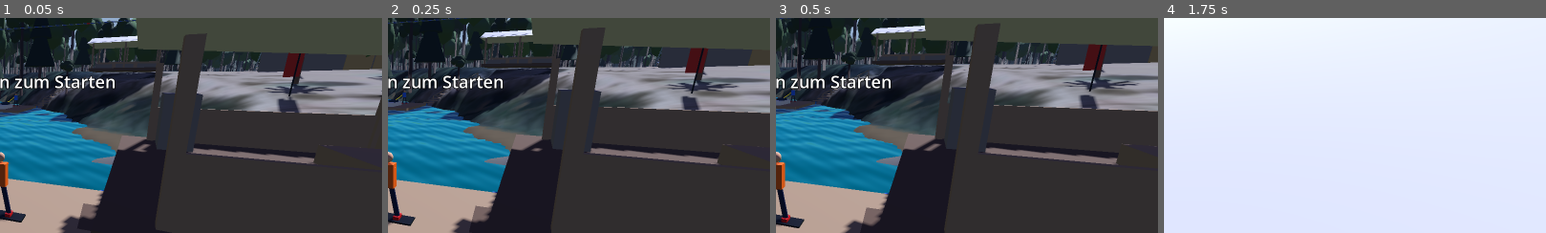
Above: before the commit, frames 1-4 (left to right).
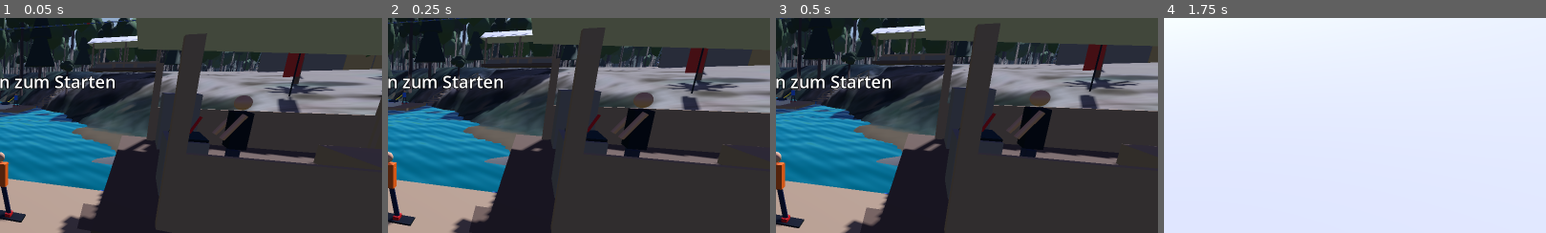
Above: after the commit, the same moments.

Repository: kimpixel/wakeportGame
Game: Godot game, scene res://main.tscn
Two runs of this game, one before a commit and one after it. Both use one fixed random seed, a clock stepped at 60 frames per second and the inputs below.
Inputs (mouse positions are % of the whole screen's width and height, from its top left):
- Up to frame 1 (0.05 s): no input
- Up to frame 2 (0.25 s): no input
- Up to frame 3 (0.5 s): no input
- Up to frame 4 (1.75 s): tap Enter (start) at 0.5 s; move the mouse to (72, 45) at 0.52 s; hold D (steer_right) 0.53-1.28 s; hold P (autopilot) 0.53-1.28 s; click (72, 45) at 0.67 s; tap Space (jump) at 0.77, 1.52 s; move the mouse to (45, 50) at 1.27 s; hold Page Up (speed_up) from 1.28 s (still down); tap C (camera) at 1.35 s
The pictures show only the part of the screen within x 50-100%, y 18-68%; the shares and areas given below are measured in that part.

The runs differ from the first frame. In frame 1, 1.6% of the frame differs, in the area x 49-67%, y 36-65%; in frame 2, 1.8%; in frame 3, 1.9%, in the area x 53-73%, y 33-65%; in frame 4, nothing differs.

Commit message:
Transition-Rail endet an den Auffahrten, Jubel kommt aus dem T2-Startblock
- schwarzes Rail nur auf dem flachen Oberteil (zwischen den schrägen Auffahrten)
- Steuermann am Pult und 0-3 Gäste in der T2-Hütte
- Yeah/Wooo rufen die Leute im Startblock (räumlich, eigene Stimmlagen),
  Gäste stimmen manchmal mit ein; kein Jubel mehr für den NPC auf T1

Co-Authored-By: Claude Opus 5.5 <noreply@anthropic.com>

Diff:
--- a/scripts/beach.gd
+++ b/scripts/beach.gd
@@ -12,6 +12,10 @@
 var _black: StandardMaterial3D
 var _blue: StandardMaterial3D
 var _north_yaw := 0.0
+
+## Leute im T2-Startblock (Steuermann/"Hebler" + Gäste). Von dort kommt der Jubel.
+## Jeder Eintrag: {"pos": Vector3 (Kopfhöhe, Welt), "pitch": Stimmlage}
+var people: Array[Dictionary] = []
 
 
 func _ready() -> void:
@@ -117,6 +121,21 @@
 	roof.position.y = 0.05
 	_b(hut, Vector3(1.6, 0.45, 3.0), Vector3(-1.8, 0.23, 0.5), _wood)                # Bank
 	_b(hut, Vector3(0.9, 1.6, 1.2), Vector3(2.0, 0.8, 2.5), _wood_grey)              # Spind
+	# Steuerpult mit Hebel, davor der Steuermann (schaut aufs Wasser)
+	_b(hut, Vector3(0.6, 1.0, 1.1), Vector3(2.3, 0.5, -1.5), _wood_grey)
+	_b(hut, Vector3(0.5, 0.04, 0.9), Vector3(2.25, 1.02, -1.5), _black)
+	Util.beam(hut, Vector3(2.2, 1.02, -1.3), Vector3(2.05, 1.35, -1.3), 0.025, Util.mat(Color(0.85, 0.1, 0.1)))
+	_person(hut, Vector3(1.55, 0.0, -1.5), Color(0.1, 0.1, 0.12), false)
+	people.append({"pos": hut.global_transform * Vector3(1.55, 1.6, -1.5), "pitch": 0.92})
+	# Gäste auf der Bank – je nach Session 0 bis 3
+	var rng := RandomNumberGenerator.new()
+	rng.randomize()
+	var shirts := [Color(0.9, 0.3, 0.2), Color(0.2, 0.5, 0.85), Color(0.95, 0.85, 0.2), Color(0.3, 0.7, 0.4)]
+	var guests := rng.randi_range(0, 3)
+	for gi in guests:
+		var gz := -0.6 + gi * 0.75
+		_person(hut, Vector3(-1.75, 0.45, gz), shirts[gi], true)
+		people.append({"pos": hut.global_transform * Vector3(-1.6, 1.15, gz), "pitch": rng.randf_range(1.0, 1.35)})
 	_b(hut, Vector3(0.6, 1.0, 0.1), Vector3(-2.55, 1.6, -1.5), Util.mat(Color(0.8, 0.15, 0.12)))  # Rettungsring-Tafel
 
 	# Schwimmende Startstege (entspricht Lake.DOCK_*, darauf startet der Fahrer)
@@ -136,6 +155,23 @@
 		var bp := c + Vector3(-2.0 + i * 0.5, 0.22, 1.8)
 		var bd := _b(dock, Vector3(0.42, 0.04, 1.35), bp, _black)
 		bd.rotation.y = 0.2 * i
+
+
+## Einfache Figur, schaut in lokale +X-Richtung (aufs Wasser). sitting: sitzt auf Höhe base.y.
+func _person(parent: Node3D, base: Vector3, shirt: Color, sitting: bool) -> void:
+	var skin := Util.mat(Color(0.88, 0.68, 0.52))
+	var pants := Util.mat(Color(0.2, 0.22, 0.3))
+	var hip := base + Vector3(0, 0.0 if sitting else 0.85, 0)
+	for side: float in [-0.12, 0.12]:
+		if sitting:
+			Util.beam(parent, hip + Vector3(0.05, 0.05, side), hip + Vector3(0.45, 0.05, side), 0.07, pants)
+			Util.beam(parent, hip + Vector3(0.45, 0.05, side), Vector3(base.x + 0.5, base.y - 0.45, base.z + side), 0.06, pants)
+		else:
+			Util.beam(parent, Vector3(base.x, base.y, base.z + side), hip + Vector3(0, 0, side), 0.07, pants)
+	_b(parent, Vector3(0.24, 0.6, 0.4), hip + Vector3(0, 0.33, 0), Util.mat(shirt))
+	Util.sphere(parent, 0.12, hip + Vector3(0, 0.78, 0), skin)
+	for side: float in [-0.24, 0.24]:
+		Util.beam(parent, hip + Vector3(0, 0.6, side), hip + Vector3(0.25 if not sitting else 0.2, 0.2, side * 1.1), 0.045, skin)
 
 
 # ---------------------------------------------------------------- T1-Start
--- a/scripts/features/feature_part.gd
+++ b/scripts/features/feature_part.gd
@@ -207,7 +207,8 @@
 			var black := Util.mat(Color(0.06, 0.06, 0.07), 0.35)
 			var hl := length * 0.5
 			var rx := width * 0.5 - 0.1
-			Util.beam(self, Vector3(rx, height + 0.02, hl - ramp_in * 0.15), Vector3(rx, height + 0.02, -hl + ramp_out * 0.15), 0.07, black)
+			# Rail nur auf dem flachen Oberteil: beginnt und endet dort, wo die schrägen Auffahrten oben ankommen
+			Util.beam(self, Vector3(rx, height + 0.02, hl - ramp_in), Vector3(rx, height + 0.02, -hl + ramp_out), 0.07, black)
 		_:
 			_build_heightfield(white, 24, 2)
 
--- a/scripts/main.gd
+++ b/scripts/main.gd
@@ -41,7 +41,8 @@
 	_build_environment()
 	Geo.ensure_loaded()
 	add_child(Terrain.new())
-	add_child(Beach.new())
+	var beach := Beach.new()
+	add_child(beach)
 
 	water = Water.new()
 	add_child(water)
@@ -109,7 +110,7 @@
 	add_child(hud)
 	var sfx := Sfx.new()
 	sfx.rider = rider
-	sfx.npc = npc
+	sfx.people = beach.people
 	add_child(sfx)
 	if _view_arg.size() == 6:
 		# Testansicht: feste Kamera (x,y,z -> Blickpunkt x,y,z)
--- a/scripts/sfx.gd
+++ b/scripts/sfx.gd
@@ -1,16 +1,17 @@
 class_name Sfx
 extends Node
 ## Einfache Soundeffekte, komplett beim Start synthetisiert (keine Audiodateien nötig):
-##  * "Yeah!" / "Wooo!" bei Punkten (Formant-Synthese – klingt bewusst etwas comichaft)
+##  * "Yeah!" / "Wooo!" bei Punkten – das rufen die Leute im T2-Startblock (Steuermann und
+##    Gäste), räumlich vom Startsteg aus zu hören (Formant-Synthese, klingt etwas comichaft)
 ##  * Whoosh beim Absprung, Platschen bei der Landung, großer Platscher beim Sturz
 ##  * Wasserrauschen abhängig vom Tempo, Grind-Geräusch auf Rails/Boxen
-##  * Vögel im Wald, NPC-Jubel von T1 (räumlich)
+##  * Vögel im Wald
 ## Taste M schaltet den Ton stumm.
 
 const RATE := 22050
 
 var rider: Rider
-var npc: Rider
+var people: Array[Dictionary] = []   # aus Beach: Leute im Startblock
 
 var _yeah: Array[AudioStreamWAV] = []
 var _woo: AudioStreamWAV
@@ -20,11 +21,10 @@
 var _crash: AudioStreamWAV
 var _chirps: Array[AudioStreamWAV] = []
 
-var _voice: AudioStreamPlayer
+var _voices: Array[AudioStreamPlayer3D] = []
 var _fx: AudioStreamPlayer
 var _water: AudioStreamPlayer
 var _grind: AudioStreamPlayer
-var _npc_voice: AudioStreamPlayer3D
 var _bird: AudioStreamPlayer3D
 
 var _prev_mode := Rider.Mode.WATER
@@ -43,7 +43,15 @@
 	for i in 4:
 		_chirps.append(_make_chirp(i))
 
-	_voice = _player(-2.0)
+	# Pro Person im Startblock eine Stimme (laut gerufen, trägt weit übers Wasser)
+	for person: Dictionary in people:
+		var v := AudioStreamPlayer3D.new()
+		v.unit_size = 45.0
+		v.volume_db = 4.0
+		v.max_db = 6.0
+		add_child(v)
+		v.global_position = person["pos"]
+		_voices.append(v)
 	_fx = _player(-4.0)
 	_water = _player(-80.0)
 	_water.stream = _make_water_loop()
@@ -51,10 +59,6 @@
 	_grind = _player(-80.0)
 	_grind.stream = _make_grind_loop()
 	_grind.play()
-	_npc_voice = AudioStreamPlayer3D.new()
-	_npc_voice.unit_size = 25.0
-	_npc_voice.volume_db = -4.0
-	add_child(_npc_voice)
 	_bird = AudioStreamPlayer3D.new()
 	_bird.unit_size = 30.0
 	_bird.volume_db = -14.0
@@ -62,8 +66,6 @@
 
 	rider.trick_landed.connect(_on_trick)
 	rider.crashed.connect(func(_r: String) -> void: _play(_fx, _crash, 1.0))
-	if npc:
-		npc.trick_landed.connect(_on_npc_trick)
 
 
 func _player(db: float) -> AudioStreamPlayer:
@@ -87,17 +89,22 @@
 
 # ---------------------------------------------------------------- Ereignisse
 
+## Jubel aus dem Startblock: der Steuermann ruft immer, Gäste manchmal mit.
 func _on_trick(trick: String, points: int) -> void:
+	if _voices.is_empty():
+		return
 	var big := points >= 250 or trick.begins_with("360") or trick.begins_with("540")
-	_play(_voice, _woo if big else _yeah.pick_random(), randf_range(0.95, 1.08))
-
-
-func _on_npc_trick(_trick: String, _points: int) -> void:
-	if randf() < 0.6:
-		_npc_voice.global_position = npc.global_position + Vector3(0, 1.5, 0)
-		_npc_voice.stream = _yeah.pick_random()
-		_npc_voice.pitch_scale = randf_range(1.1, 1.3)   # andere Stimme
-		_npc_voice.play()
+	for i in _voices.size():
+		if i > 0 and randf() > 0.55:
+			continue
+		var v := _voices[i]
+		v.stream = _woo if big else _yeah.pick_random()
+		v.pitch_scale = float(people[i]["pitch"]) * randf_range(0.96, 1.04)
+		# Gäste setzen einen Tick später ein
+		if i == 0:
+			v.play()
+		else:
+			get_tree().create_timer(randf_range(0.05, 0.3)).timeout.connect(v.play)
 
 
 func _process(delta: float) -> void:
